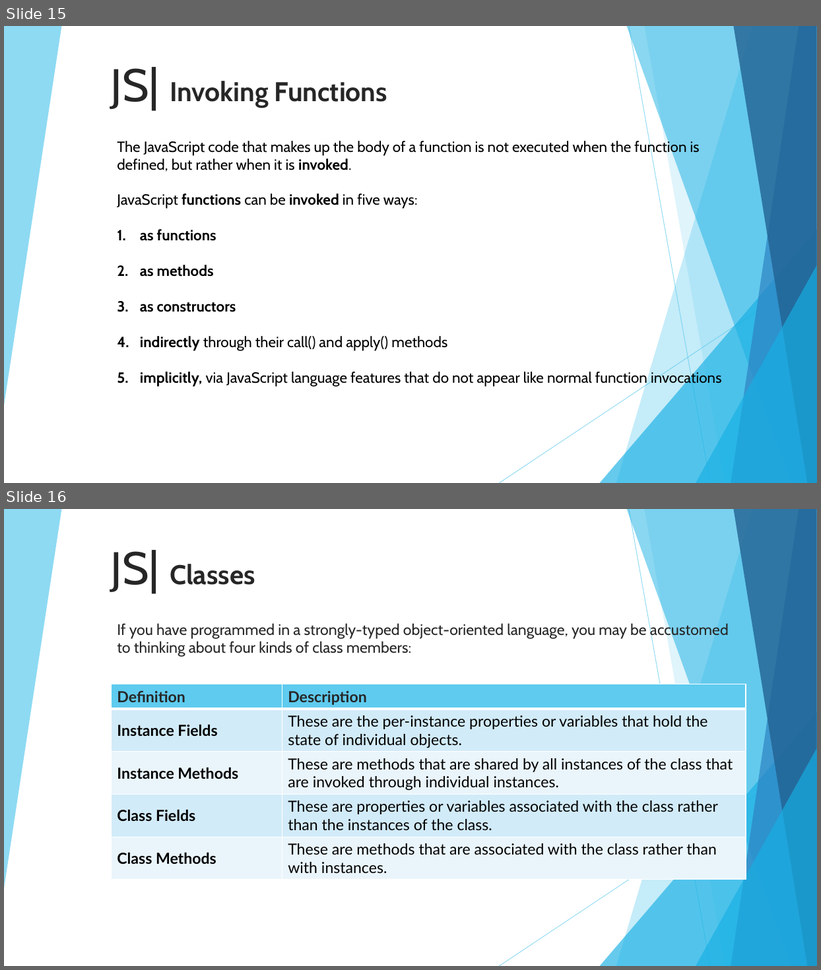
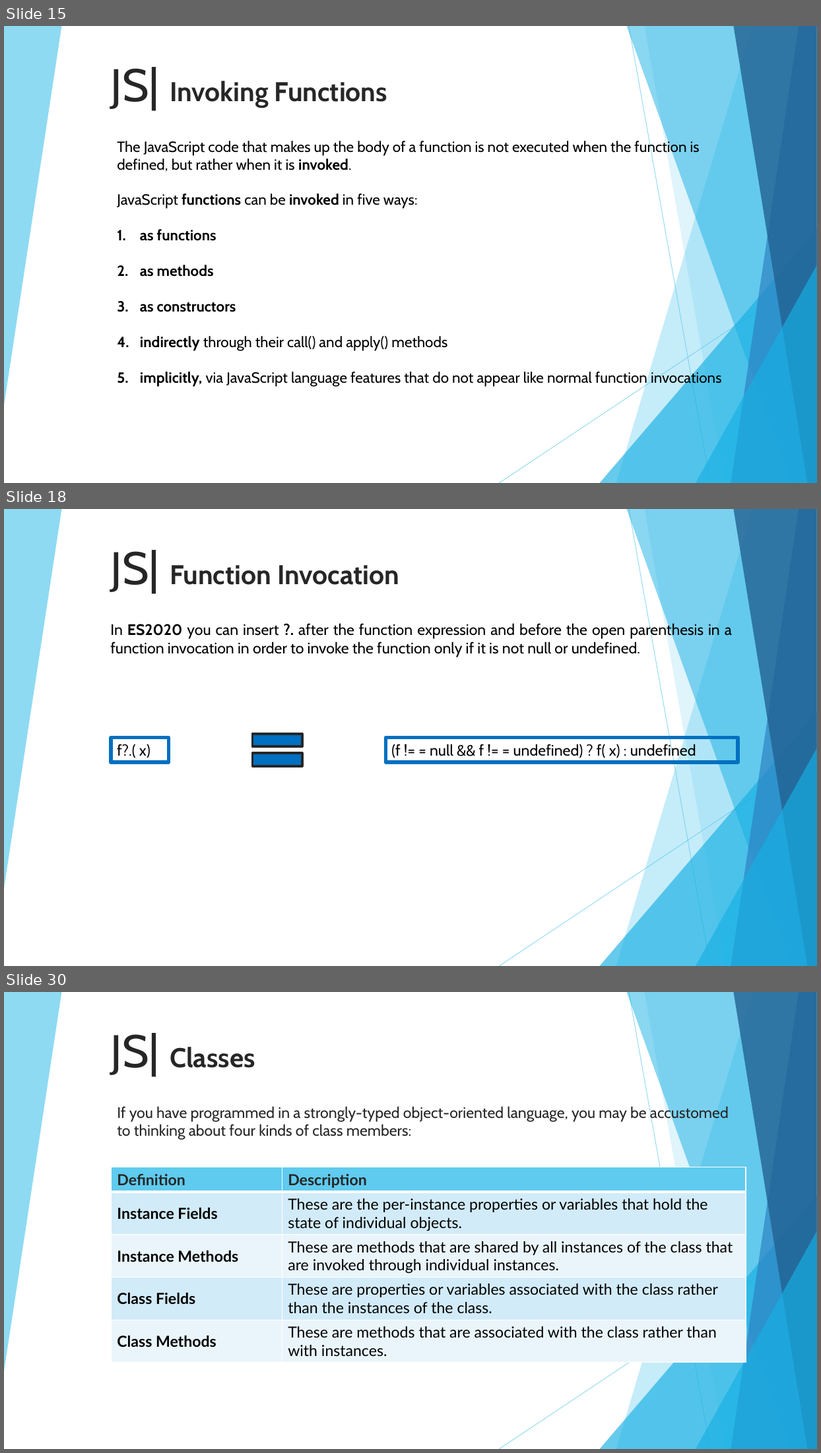
Before and after one commit to 01Primo/slides, a slide deck: 08_Javascript_Classes.pptx. Shown one above the other, each under a label of ours: slides 15 and 16 before the commit, slides 15, 18 and 30 after it; the slides between them are not shown. The pictures are 821x970 and 821x1453 pixels, drawn with LibreOffice and Linux fonts; fonts in the diff are those of the drawing. Boxes give left, top, right and bottom in pixels: in the first picture for what was removed or moved away, otherwise in the second. Text is boxed around its words. In the diff, an @@ line names an element or a change of style, - is before the commit and + after.

```diff
--- a/08_Javascript_Classes.pptx
+++ b/08_Javascript_Classes.pptx
@@ slide 18 added at [4, 509, 817, 966], background #FFFFFF; not listed: 10 template elements that a slide beside it also shows @@
@@ title added at [111, 550, 399, 594], 32 pt, text #262626, bold @@
+JS| Function Invocation
@@ text added at [110, 623, 732, 657], 18 pt, text #000000 @@
+In ES2020 you can insert ?. after the function expression and before the open parenthesis in a function invocation in order to invoke the function only if it is not null or undefined.
@@ math equal added at [244, 722, 312, 778], fill #0070C0, outline #262626 3 pt @@
@@ rectangle added at [111, 738, 169, 762], outline #0070C0 4.5 pt, 18 pt, text #000000 @@
+f?.( x)
@@ rectangle added at [386, 738, 739, 762], outline #0070C0 4.5 pt, 18 pt, text #000000 @@
+(f != = null && f != = undefined) ? f( x) : undefined
@@ what was slide 16 is now slide 30 @@
```
Also in this commit, not shown: 13 other slides added.
